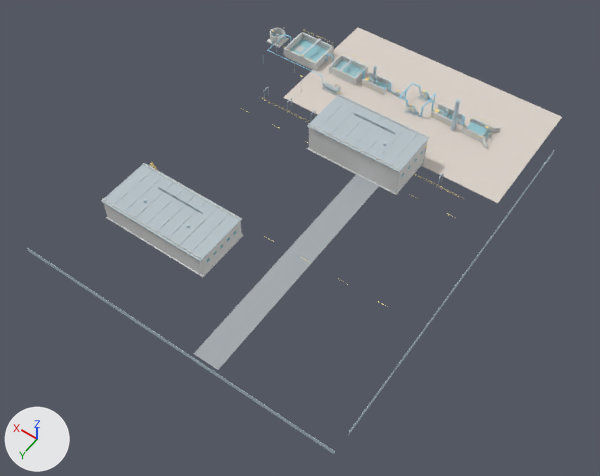
One commit to the glTF model examples/m1/assets/wastewater-plant/tiled/coarse/group-root-0-0-0.glb: the scene before it, then after it.
Rendered twice from a 50 mm lens placed at (-57.8, 137.6, 183.8), pointed at (28.7, 16.5, -6.5). Every picture has the same lights, and +X, +Y and +Z are marked at lower left. The first picture is the older version. Vertices at exactly the same position are counted once.

Before the edit, the objects in view are built like this:
```python
me_mesh_15 = bpy.data.meshes.new('Mesh_15')
me_mesh_15.from_pydata(...)  # 96 vertices, 188 faces; spans x -13.5..63.5, y -67.0..-23.0, z 0.0..0.2
me_mesh_15.materials.append(mat_site_concretewarm)  # light grey #dcd3ca
me_mesh_4 = bpy.data.meshes.new('Mesh_4')
me_mesh_4.from_pydata(...)  # 96 vertices, 188 faces; spans x 18.0..26.0, y -56.5..66.5, z 0.1
me_mesh_4.materials.append(mat_site_asphalt)  # grey #a6acb1
me_mesh_9 = bpy.data.meshes.new('Mesh_9')
me_mesh_9.from_pydata(...)  # 3860 vertices, 7668 faces; spans x -18.0..84.0, y -50.6..68.0, z 0.0..12.0
me_mesh_9.materials.append(mat_site_steel)  # pale blue #bdcfd9
ob_render_batch_15 = bpy.data.objects.new('render-batch-15', me_mesh_15)
ob_render_batch_15.location = (0.0, 0.0, 0.0)
ob_render_batch_4 = bpy.data.objects.new('render-batch-4', me_mesh_4)
ob_render_batch_4.location = (0.0, 0.0, 0.0)
ob_render_batch_9 = bpy.data.objects.new('render-batch-9', me_mesh_9)
ob_render_batch_9.location = (0.0, 0.0, 0.0)
# also in view: 'render-batch-17' at (43.5, 10.7, 5.4); 'render-batch-16' at (42.0, -45.0, 1.6); 'render-batch-7' at (43.5, 10.0, 6.9); 'render-batch-2' at (43.3, -43.2, 1.6)
```
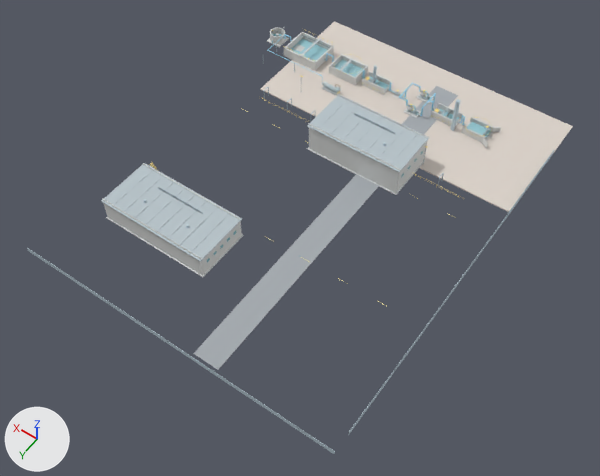
Boxes [x1, y1, x2, y2] around the edits, measured in the pictures (600 x 476 px; the box of a moved part takes in the faces that stretch with it):
'render-batch-15', reshaped (12% wider, 10% taller): before [283, 28, 562, 203]; after [260, 21, 573, 213]
part 1 of me_mesh_4, moved or reshaped: before [194, 175, 379, 370]; after [251, 86, 458, 291]

The change, as a diff of the scene's bpy script:
```diff
--- a/examples/m1/assets/wastewater-plant/tiled/coarse/group-root-0-0-0.glb.py
+++ b/examples/m1/assets/wastewater-plant/tiled/coarse/group-root-0-0-0.glb.py
@@ me_mesh_4 @@
 # used by ob_render_batch_4; location = (0.0, 0.0, 0.0)
-me_mesh_4.from_pydata(...)  # 96 vertices, 188 faces; spans x 18.0..26.0, y -56.5..66.5, z 0.1
+me_mesh_4.from_pydata(...)  # 96 vertices, 188 faces; spans x 18.0..26.0, y -56.5..66.5, z 0.2
+# me_mesh_4 part 1: 96 vertices removed from x 18.0..26.0, y -56.5..66.5, z 0.1; 96 vertices added at x 18.0..26.0, y -56.5..66.5, z 0.2
 me_mesh_4.materials.append(mat_site_asphalt)
@@ me_mesh_15 @@
 # used by ob_render_batch_15; location = (0.0, 0.0, 0.0)
-me_mesh_15.from_pydata(...)  # 96 vertices, 188 faces; spans x -13.5..63.5, y -67.0..-23.0, z 0.0..0.2
+me_mesh_15.from_pydata(...)  # 96 vertices, 188 faces; spans x -18.0..72.0, y -65.0..-22.0, z -0.2..0.1
+# me_mesh_15 part 2: 96 of 96 vertices moved; they spanned x -13.5..63.5, y -67.0..-23.0, z 0.0..0.2 and now span x -18.0..72.0, y -65.0..-22.0, z -0.2..0.1; mean shift (2.0, 1.5, -0.1)
 me_mesh_15.materials.append(mat_site_concretewarm)
```
